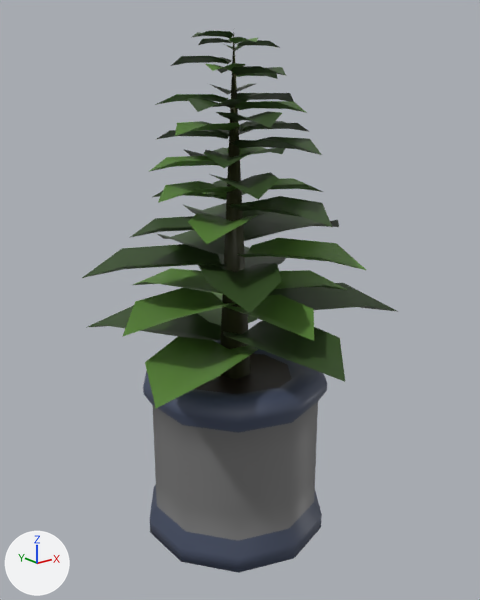
Two versions of the FBX model Assets/Art/Models/Furniture/Flora/Potted Plants/plant 0.fbx, one commit apart.
One viewpoint serves both versions: a camera (50 mm lens) standing at (-1.023, -1.302, 1.16) and looking at (0.011, -0.01, 0.643). The axes (+X, +Y, +Z) are drawn at lower left. The lights are the same throughout. Where no turn or scale is listed for an object, it has been applied to the vertices. Vertices at the same position are counted once.

The scene before the commit, as lines of its bpy script (objects in view):
```python
me_cylinder_002 = bpy.data.meshes.new('Cylinder.002')
me_cylinder_002.from_pydata(...)  # 616 vertices, 408 faces; spans x -0.354..0.387, y -0.395..0.37, z -0.003..1.302
me_cylinder_002.materials.append(mat_palette05)  # picture img_palette05_png
ob_plant_0 = bpy.data.objects.new('Plant 0', me_cylinder_002)
ob_plant_0.location = (0.0, 0.0, 0.0)
```
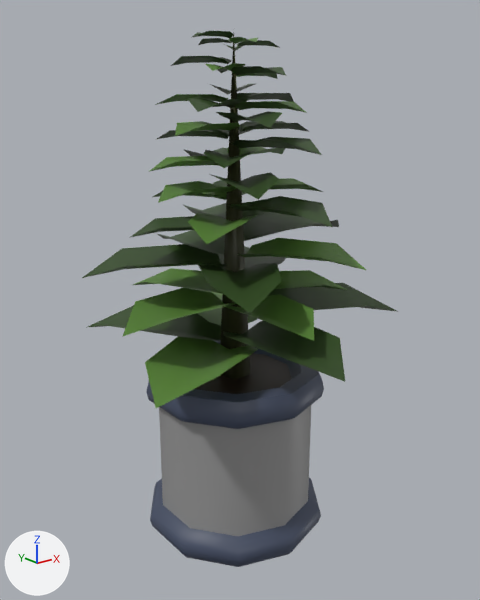
Location of each change, [x1, y1, x2, y2] in pixels of the pictures (480 x 600 px):
'Plant 0', reshaped
    before: [82, 31, 398, 573]
    after: [82, 31, 398, 567]
part 1 of me_cylinder_002, built on
    before: [143, 371, 327, 573]
    after: [146, 372, 324, 567]
part 2 of me_cylinder_002, surface changed
    before: [150, 402, 321, 554]
    after: [159, 405, 311, 536]

The change, as a diff of the scene's bpy script:
```diff
--- a/Assets/Art/Models/Furniture/Flora/Potted Plants/plant 0.fbx.py
+++ b/Assets/Art/Models/Furniture/Flora/Potted Plants/plant 0.fbx.py
@@ me_cylinder_002 @@
 # used by ob_plant_0; location = (0.0, 0.0, 0.0)
-me_cylinder_002.from_pydata(...)  # 616 vertices, 408 faces; spans x -0.354..0.387, y -0.395..0.37, z -0.003..1.302
+me_cylinder_002.from_pydata(...)  # 646 vertices, 438 faces; spans x -0.354..0.387, y -0.395..0.37, z -0.003..1.302
+# me_cylinder_002 part 1
+# 10 vertices are removed from x -0.238..0.238, y -0.25..0.25, z -0.003
+# 11 faces are deleted
+# 70 vertices move from x -0.238..0.238, y -0.25..0.25, z 0.041..0.439 to x -0.231..0.231, y -0.243..0.243, z 0.076..0.444
+# 40 vertices are added at x -0.237..0.237, y -0.249..0.249, z -0.003..0.058
+# 41 new faces join them
+# me_cylinder_002 part 2: 40 kept faces spanning x -0.226..0.226, y -0.237..0.237, z 0.076..0.398 get new texture (UV) coordinates
 me_cylinder_002.materials.append(mat_palette05)
```
